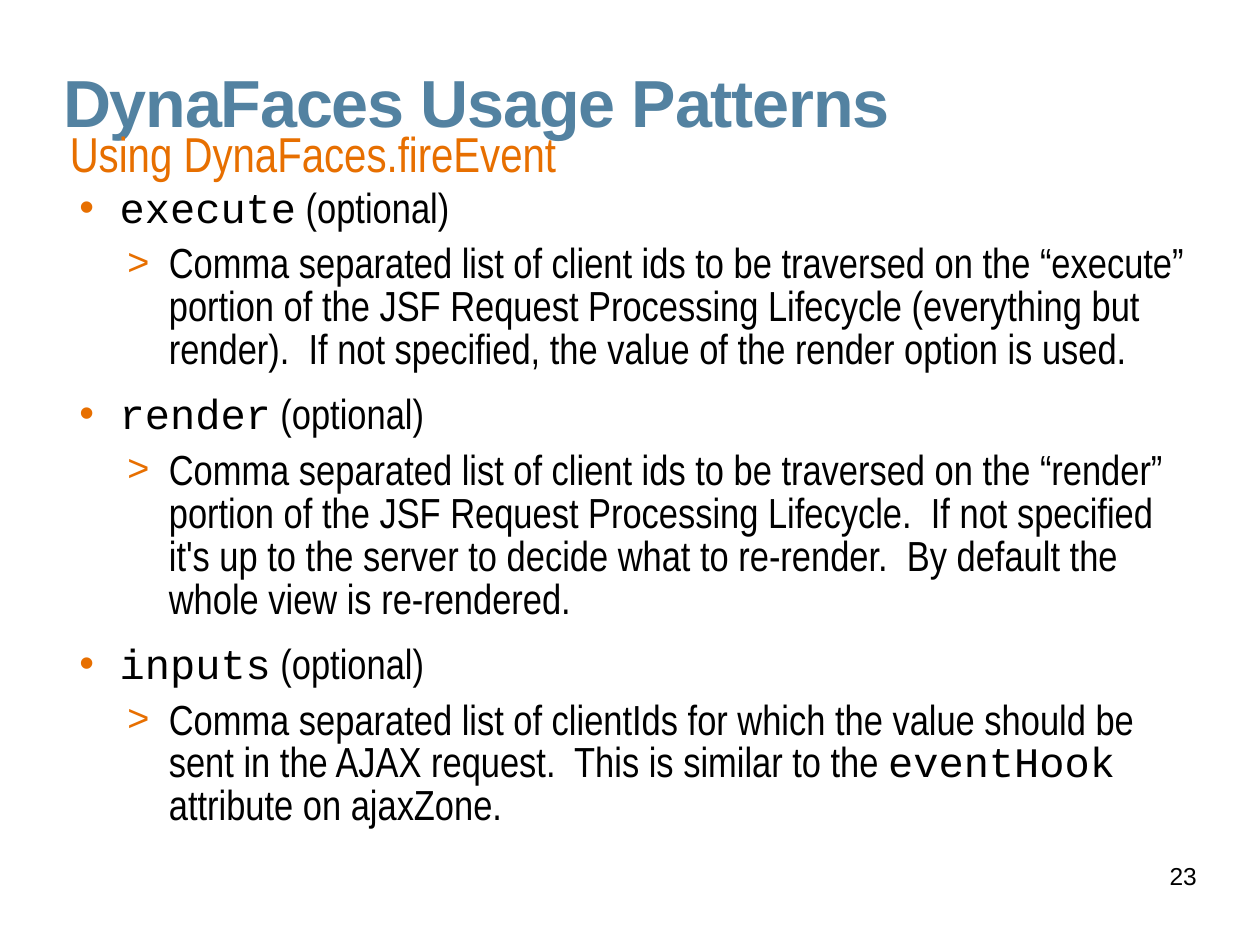
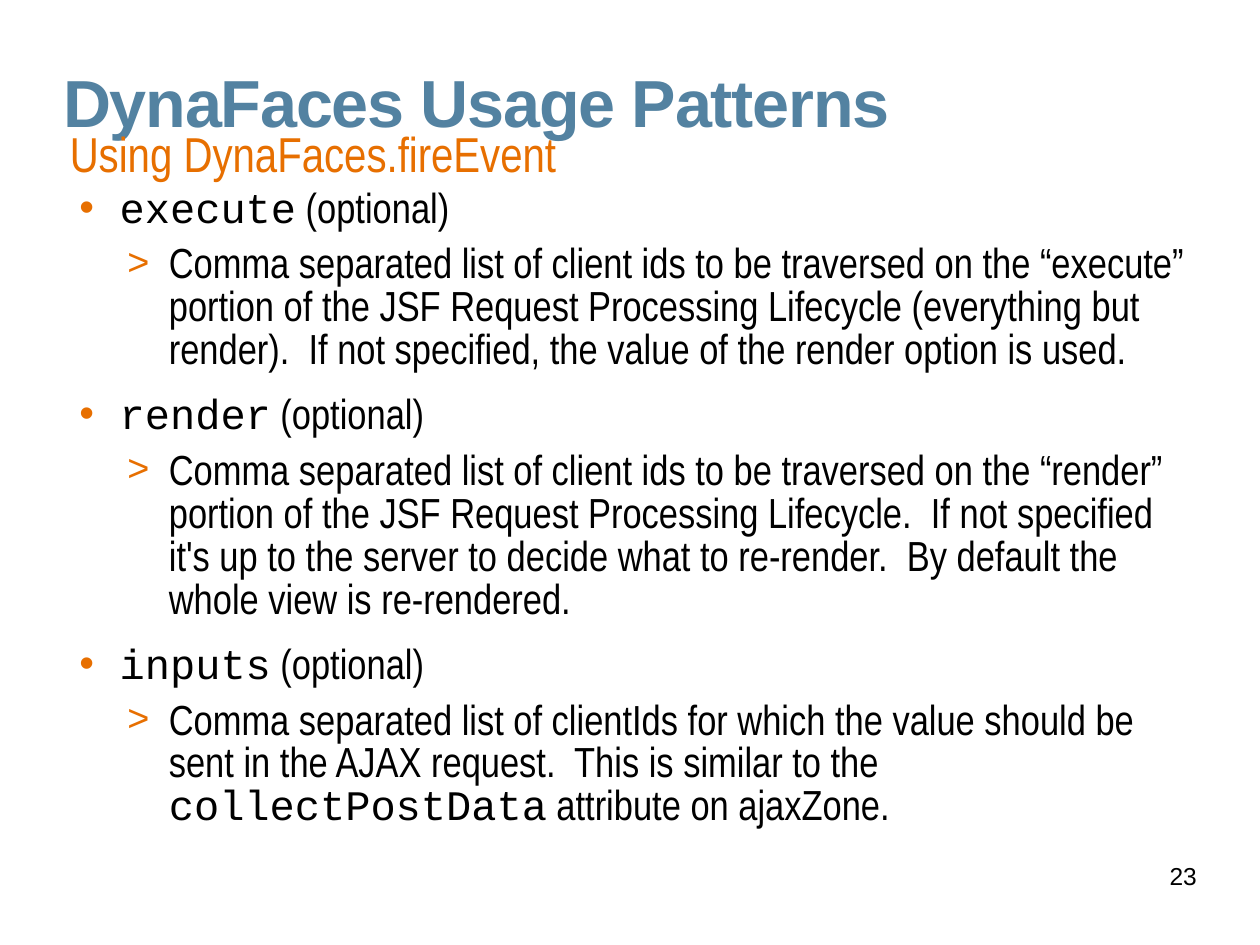
Before and after one commit to javaee/javaserverfaces-extensions, a slide deck: slide 23 of www/slides/dynafaces-advanced.odp. Drawn at 1260x945 pixels with LibreOffice and Linux fonts; fonts in the diff are those of the drawing; background and template pictures are left out. Boxes give left, top, right and bottom in pixels: in the first picture for what was removed or moved away, otherwise in the second. Text is boxed around its words. In the diff, an @@ line names an element or a change of style, - is before the commit and + after.

Commit message:
remove hook references

```diff
--- a/www/slides/dynafaces-advanced.odp
+++ b/www/slides/dynafaces-advanced.odp
@@ text at [169,704,1134,829]: text changed @@
-  > Comma separated list of clientIds for which the value should be sent in the AJAX request. This is similar to the eventHook attribute on ajaxZone.
+  > Comma separated list of clientIds for which the value should be sent in the AJAX request. This is similar to the collectPostData attribute on ajaxZone.
```
Also in this commit, not shown: 22 other slides changed, 1 other file.
